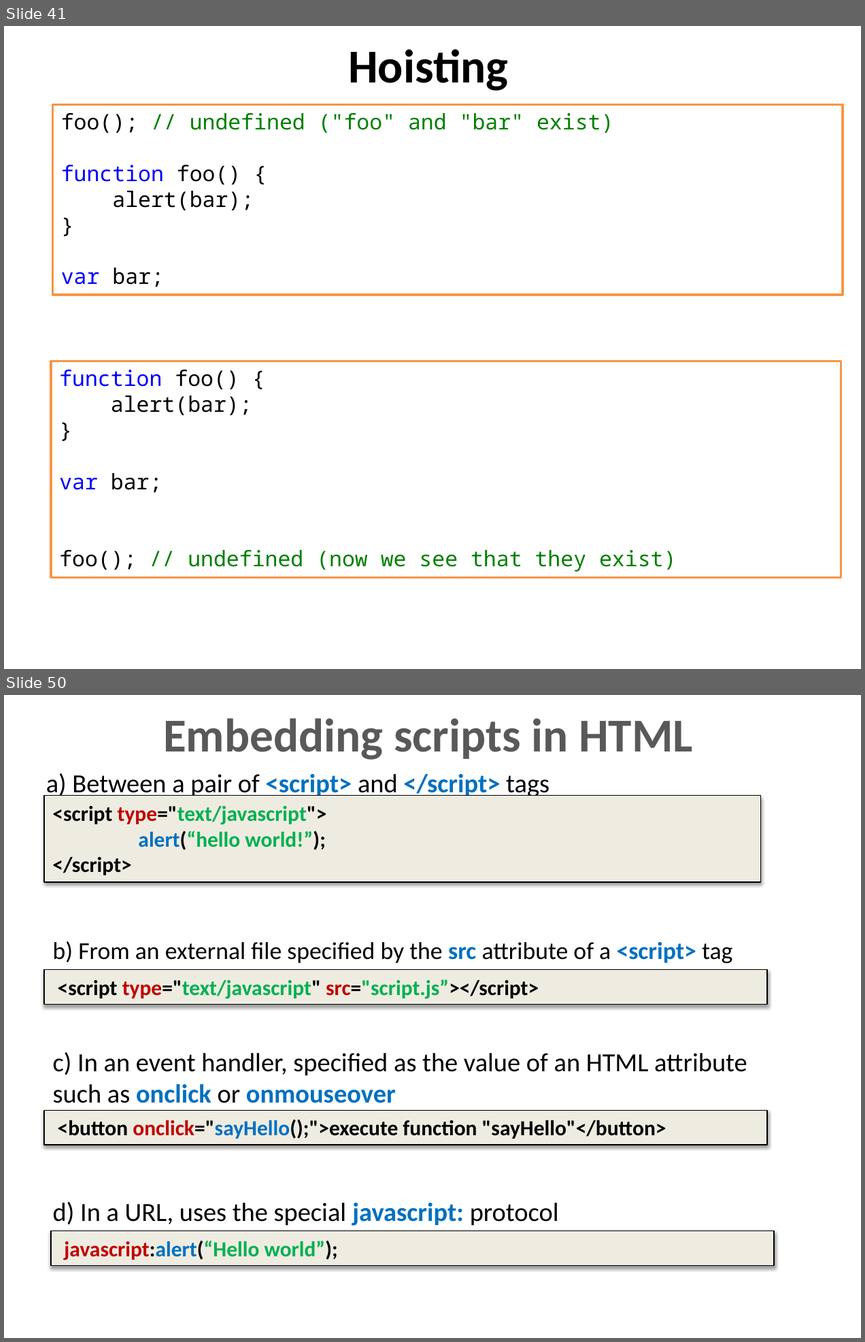
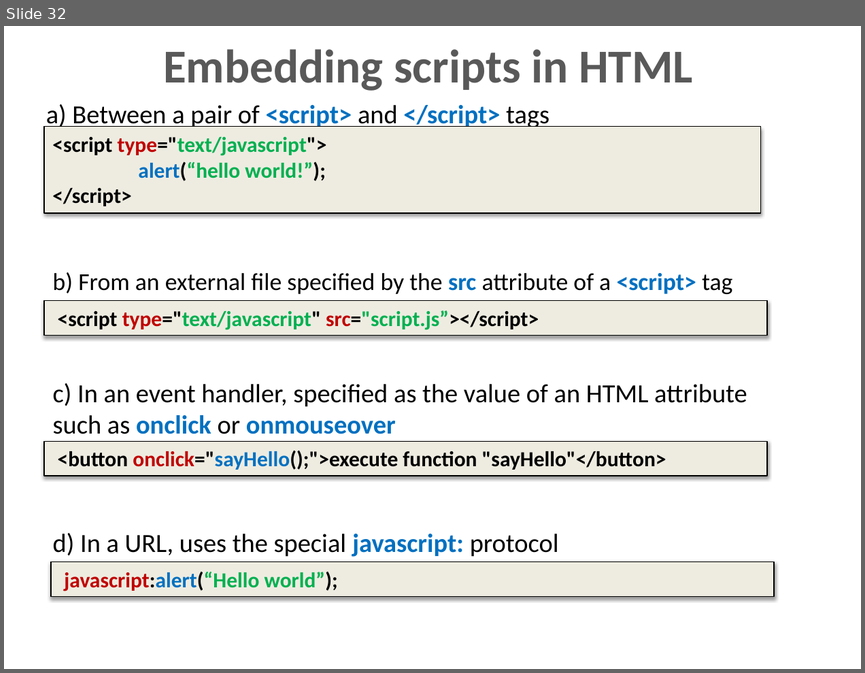
Before and after one commit to dzmitry-varabei/front-end-course, a slide deck: js-data-types/Data_types.pptx. Shown one above the other, each under a label of ours: slides 41 and 50 before the commit, slide 32 after it; the slides between them are not shown. The pictures are 865x1342 and 865x673 pixels, drawn with LibreOffice and Linux fonts; fonts in the diff are those of the drawing. Boxes give left, top, right and bottom in pixels: in the first picture for what was removed or moved away, otherwise in the second. Text is boxed around its words. In the diff, an @@ line names an element or a change of style, - is before the commit and + after.

```diff
--- a/js-data-types/Data_types.pptx
+++ b/js-data-types/Data_types.pptx
@@ slide 41 removed at (4,26,861,669), background #FFFFFF @@
@@ title removed at (348,49,508,91) @@
-Hoisting
@@ rectangle removed at (53,105,843,295) @@
-foo(); // undefined ("foo" and "bar" exist)
-function foo() {
-alert(bar);
-}
-var bar;
@@ rectangle removed at (51,361,841,577) @@
-function foo() {
-alert(bar);
-}
-var bar;
-foo(); // undefined (now we see that they exist)
@@ what was slide 50 is now slide 32 @@
```
Also in this commit, not shown: 17 other slides removed, 2 other files.
